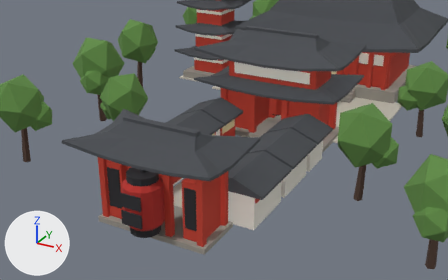
What one commit did to the Blender file content/landmarks/senso-ji.blend.
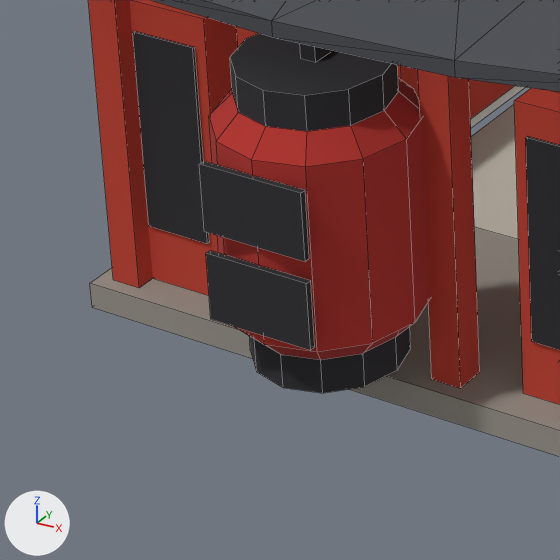
Each version is shown from a 50 mm lens placed at (9.54, -22.99, 10.01), pointed at (0.11, -5.84, 1.43), then close up on the part from 18% to 43% of the width and 57% to 97% of the height. Lighting does not change. The marker at lower left points along +X, +Y and +Z. The older version's two pictures come first. The close-ups show mesh edges as thin lines.

In view in the first close-up: 'sensoji_black', 'sensoji_lantern', 'sensoji_pave', 'sensoji_red', 'sensoji_roof', 'sensoji_stone' and 1 more.
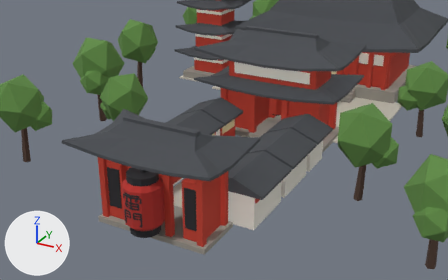
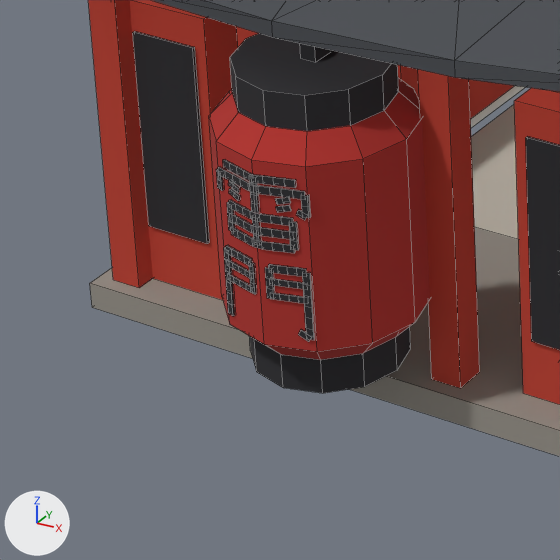
Changed parts and their boxes [x1, y1, x2, y2] in the close-ups (560 x 560 px; the box of a moved part takes in the faces that stretch with it):
part 1 of me_sensoji_black, moved or reshaped: before [199, 161, 309, 261]; after [248, 183, 259, 194]
part 2 of me_sensoji_black, added: after [249, 185, 258, 196]
part 3 of me_sensoji_black, added: after [250, 194, 259, 204]
part 4 of me_sensoji_black, added: after [251, 203, 259, 213]
part 5 of me_sensoji_black, moved or reshaped: before [206, 250, 315, 350]; after [227, 202, 234, 214]
part 6 of me_sensoji_black, added: after [228, 221, 235, 232]
part 7 of me_sensoji_black, added: after [289, 221, 297, 232]
part 8 of me_sensoji_black, added: after [289, 231, 298, 241]
part 9 of me_sensoji_black, added: after [290, 240, 298, 250]
part 10 of me_sensoji_black, added: after [250, 211, 260, 222]
part 11 of me_sensoji_black, added: after [252, 238, 262, 249]
part 12 of me_sensoji_black, added: after [216, 159, 314, 342]

The change, as a diff of the scene's bpy script:
```diff
--- a/content/landmarks/senso-ji.blend.py
+++ b/content/landmarks/senso-ji.blend.py
@@ me_sensoji_black @@
 # used by ob_sensoji_black; location = (0.0, 0.0, 0.0)
-me_sensoji_black.from_pydata(...)  # 148 vertices, 94 faces; spans x -1.61..1.61, y -11.03..-0.9, z 0.3..2.3
+me_sensoji_black.from_pydata(...)  # 988 vertices, 724 faces; spans x -1.61..1.61, y -11.01..-0.9, z 0.3..2.3
+# me_sensoji_black part 1: the loose piece of 8 vertices spanning x -0.34..0.34, y -11.03..-10.99, z 1.3..1.72 is scaled about its middle by (0.0974, 0.399, 0.107), then moved by (0.0, 0.01, 0.13)
+# me_sensoji_black part 2: a new loose piece, a box spanning x -0.023..0.023, y -11.006..-10.99, z 1.61..1.665, in mat_black (black #2a2a2e)
+# me_sensoji_black part 3: a new loose piece, a box spanning x -0.023..0.023, y -11.006..-10.99, z 1.555..1.61, in mat_black (black #2a2a2e)
+# me_sensoji_black part 4: a new loose piece, a box spanning x -0.023..0.023, y -11.006..-10.99, z 1.5..1.555, in mat_black (black #2a2a2e)
+# me_sensoji_black part 5: the loose piece of 8 vertices spanning x -0.34..0.34, y -11.03..-10.99, z 0.74..1.16 is scaled about its middle by (0.0629, 0.373, 0.135), then moved by (-0.21, 0.06, 0.49)
+# me_sensoji_black part 6: the loose piece of 8 vertices spanning x -0.34..0.34, y -11.03..-10.99, z 1.3..1.72 is copied, and the copy is scaled about its middle by (0.0629, 0.373, 0.135), then moved by (-0.21, 0.06, -0.18); it spans x -0.23..-0.19, y -10.96..-10.93, z 1.3..1.36
+# me_sensoji_black part 7: the loose piece of 8 vertices spanning x -0.34..0.34, y -11.03..-10.99, z 0.74..1.16 is copied, and the copy is scaled about its middle by (0.0629, 0.373, 0.135), then moved by (0.21, 0.06, 0.49); it spans x 0.19..0.23, y -10.96..-10.93, z 1.41..1.47
+# me_sensoji_black part 8: the loose piece of 8 vertices spanning x -0.34..0.34, y -11.03..-10.99, z 0.74..1.16 is copied, and the copy is scaled about its middle by (0.0629, 0.373, 0.135), then moved by (0.21, 0.06, 0.44); it spans x 0.19..0.23, y -10.96..-10.93, z 1.36..1.41
+# me_sensoji_black part 9: the loose piece of 8 vertices spanning x -0.34..0.34, y -11.03..-10.99, z 0.74..1.16 is copied, and the copy is scaled about its middle by (0.0629, 0.373, 0.135), then moved by (0.21, 0.06, 0.38); it spans x 0.19..0.23, y -10.96..-10.93, z 1.3..1.36
+# me_sensoji_black part 10: the loose piece of 8 vertices spanning x -0.34..0.34, y -11.03..-10.99, z 1.3..1.72 is copied, and the copy is scaled about its middle by (0.0919, 0.399, 0.107), then moved by (0.0, 0.01, -0.04); it spans x -0.03..0.03, y -11.0..-10.99, z 1.45..1.49
+# me_sensoji_black part 11: the loose piece of 8 vertices spanning x -0.34..0.34, y -11.03..-10.99, z 1.3..1.72 is copied, and the copy is scaled about its middle by (0.0919, 0.399, 0.107), then moved by (0.0, 0.01, -0.21); it spans x -0.03..0.03, y -11.0..-10.99, z 1.28..1.32
+# me_sensoji_black part 12: 744 vertices added at x -0.31..0.31, y -11.01..-10.91, z 0.72..1.73
+# other edits to the shape of me_sensoji_black do not show in these pictures
 me_sensoji_black.materials.append(mat_black)
```
